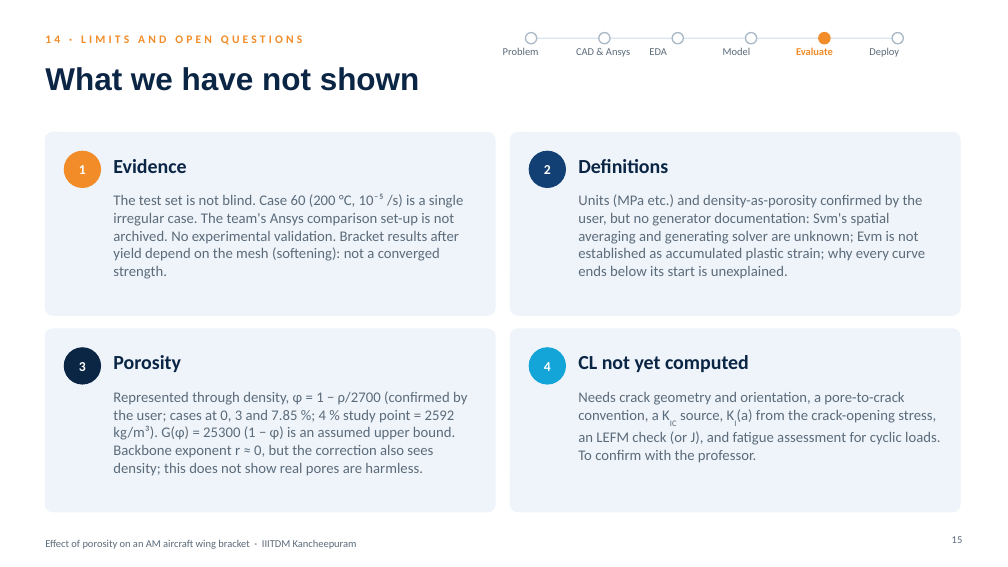
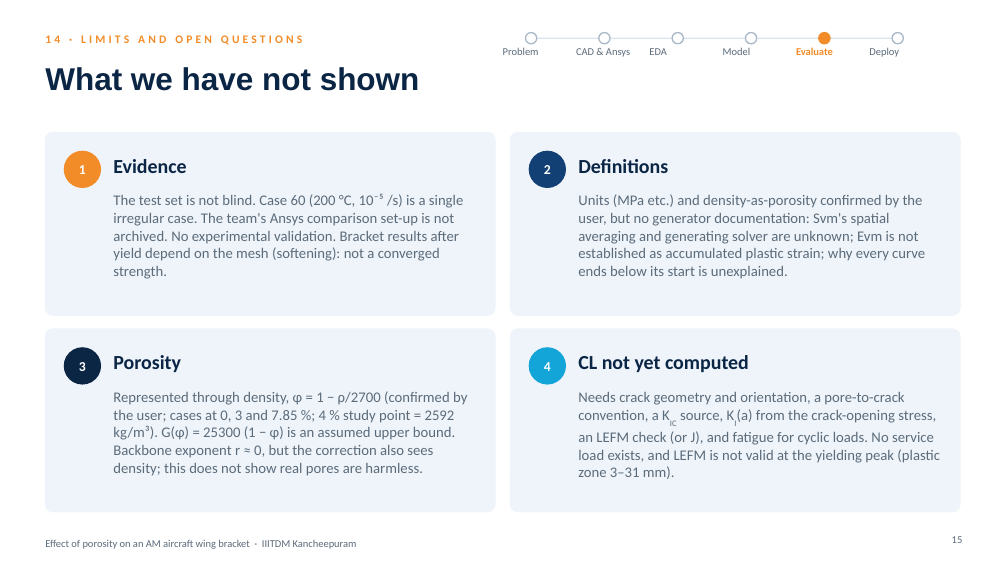
Before and after one commit to SaravananRamar06/MMM-ML, a slide deck: slide 15 of presentation/submission/Team8_Presentation_source.pptx. Drawn at 1008x567 pixels with LibreOffice and Linux fonts; fonts in the diff are those of the drawing. Boxes give left, top, right and bottom in pixels: in the first picture for what was removed or moved away, otherwise in the second. Text is boxed around its words. In the diff, an @@ line names an element or a change of style, - is before the commit and + after.

```diff
--- a/presentation/submission/Team8_Presentation_source.pptx
+++ b/presentation/submission/Team8_Presentation_source.pptx
@@ text at bbox=[578, 392, 940, 479]: text changed @@
-Needs crack geometry and orientation, a pore-to-crack convention, a KIC source, KI(a) from the crack-opening stress, an LEFM check (or J), and fatigue assessment for cyclic loads. To confirm with the professor.
+Needs crack geometry and orientation, a pore-to-crack convention, a KIC source, KI(a) from the crack-opening stress, an LEFM check (or J), and fatigue for cyclic loads. No service load exists, and LEFM is not valid at the yielding peak (plastic zone 3–31 mm).
```
Also in this commit, not shown: 5 other slides changed, 4 other files.
